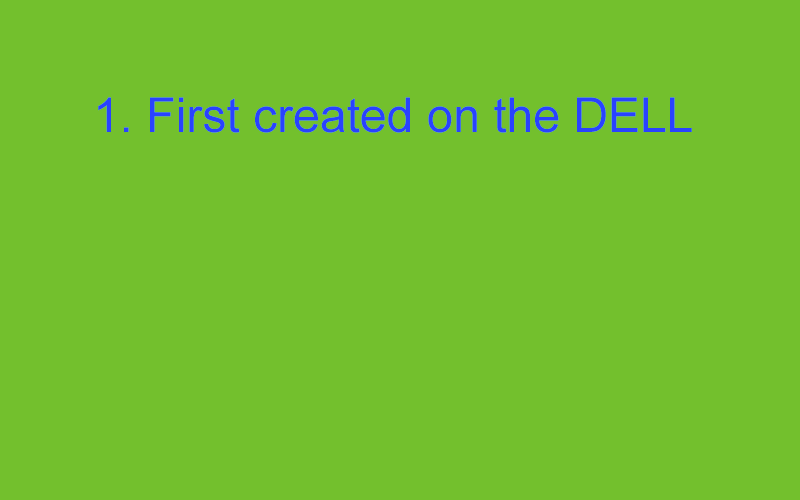
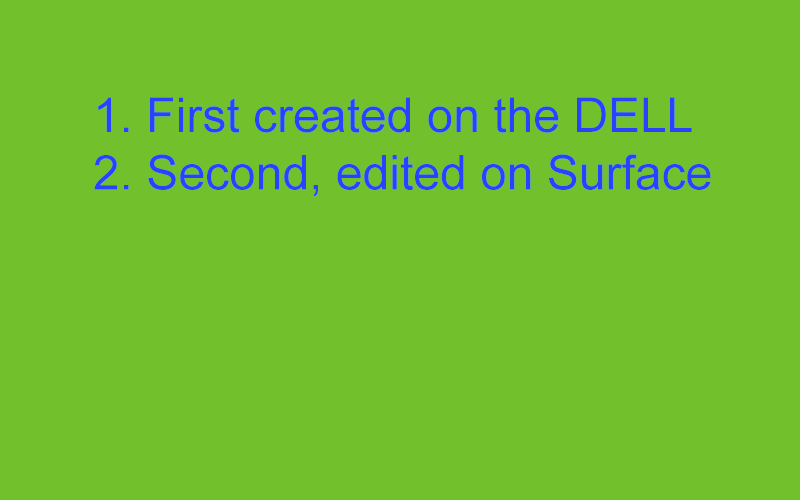
The second 800 × 500 image is a revision of the first. Changes to its layers:
renamed "1. First created on the DELL" to "1. First created on the DELL 2. Second, edited on Surface", painted on it over [94, 154, 711, 197]
